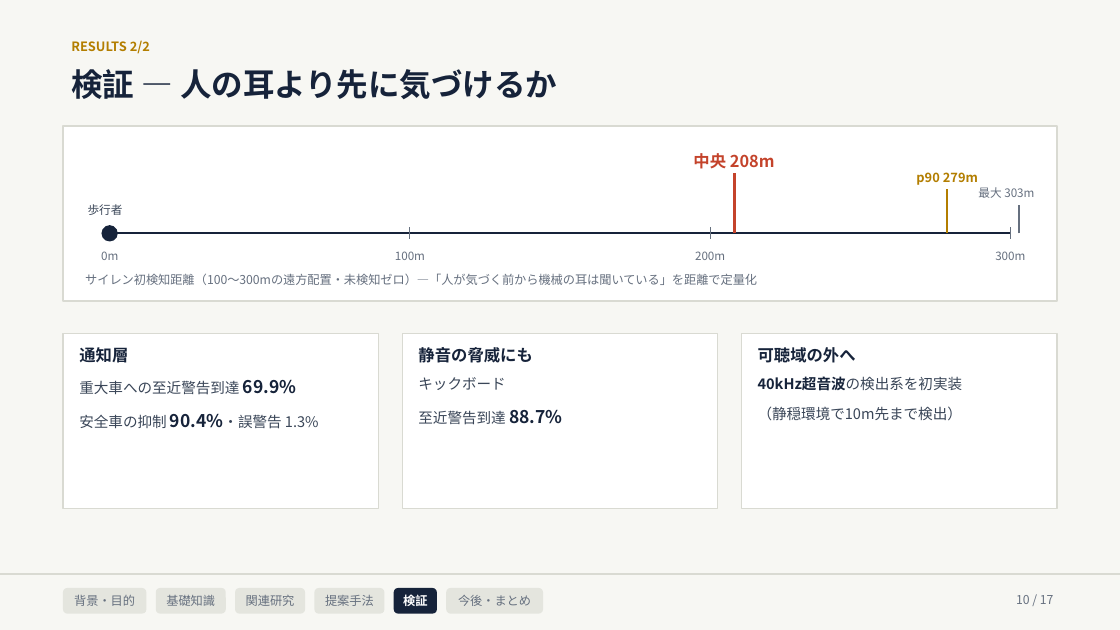
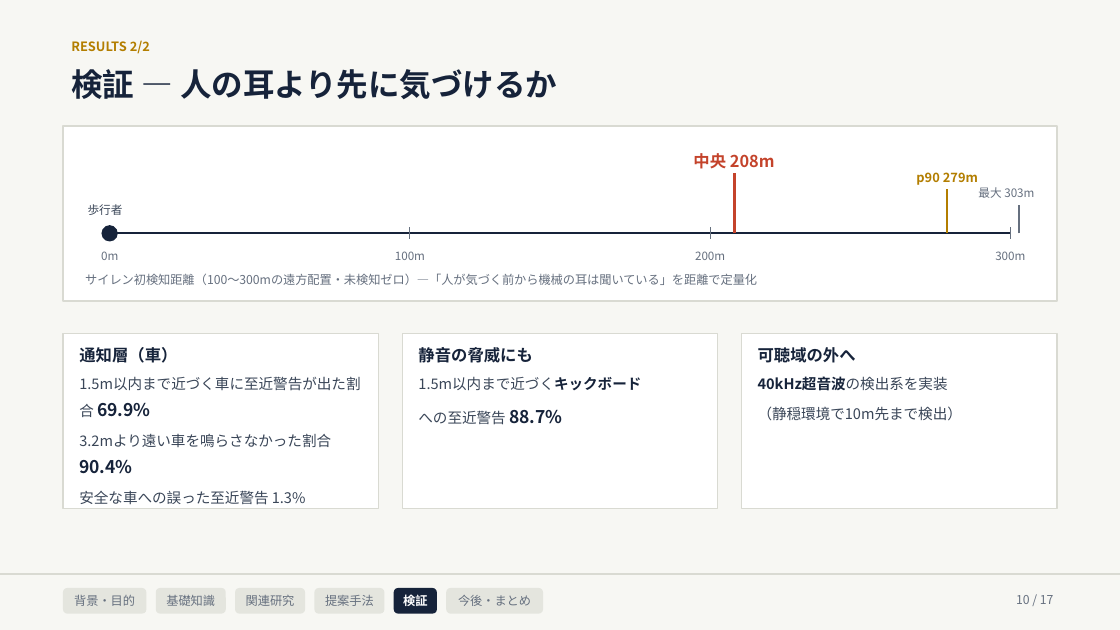
Before and after one commit to Noosdoo/outdoor-seld-sim, a slide deck: slide 10 of md/seminar/中間発表スライド_2026-08-10.pptx. Drawn at 1120x630 pixels with LibreOffice and Linux fonts; fonts in the diff are those of the drawing. Boxes give left, top, right and bottom in pixels: in the first picture for what was removed or moved away, otherwise in the second. Text is boxed around its words. In the diff, an @@ line names an element or a change of style, - is before the commit and + after.

```diff
--- a/md/seminar/中間発表スライド_2026-08-10.pptx
+++ b/md/seminar/中間発表スライド_2026-08-10.pptx
@@ text in rectangle at [79, 347, 360, 505]: text changed @@
-通知層
-重大車への至近警告到達 69.9%
-安全車の抑制 90.4%・誤警告 1.3%
+通知層（車）
+1.5m以内まで近づく車に至近警告が出た割合 69.9%
+3.2mより遠い車を鳴らさなかった割合 90.4%
+安全な車への誤った至近警告 1.3%
@@ text in rectangle at [418, 377, 641, 425]: text changed @@
-キックボード
-至近警告到達 88.7%
+1.5m以内まで近づくキックボード
+への至近警告 88.7%
@@ text in rectangle at [758, 376, 948, 391]: text changed @@
-40kHz超音波の検出系を初実装
+40kHz超音波の検出系を実装
```
Also in this commit, not shown: 1 other slide changed, 1 other file.
